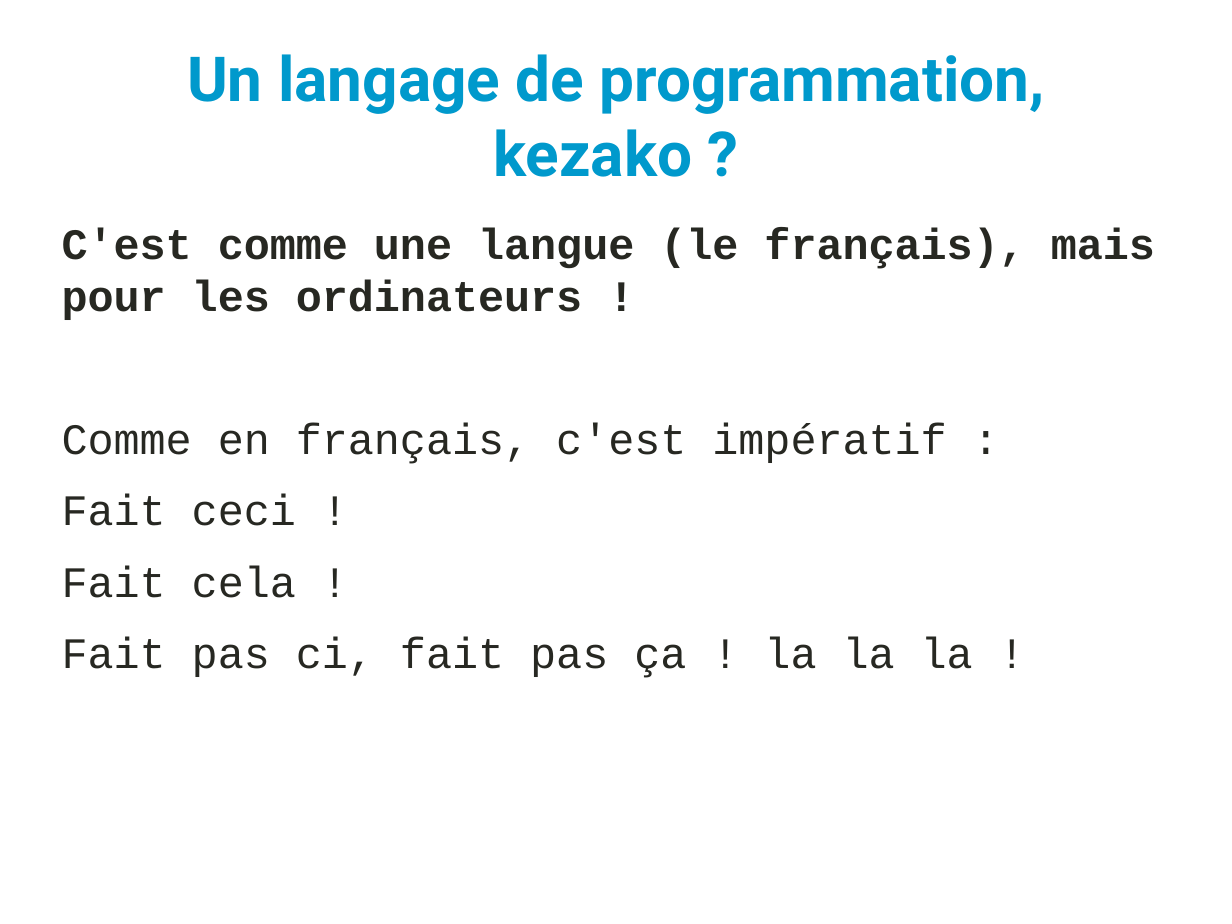
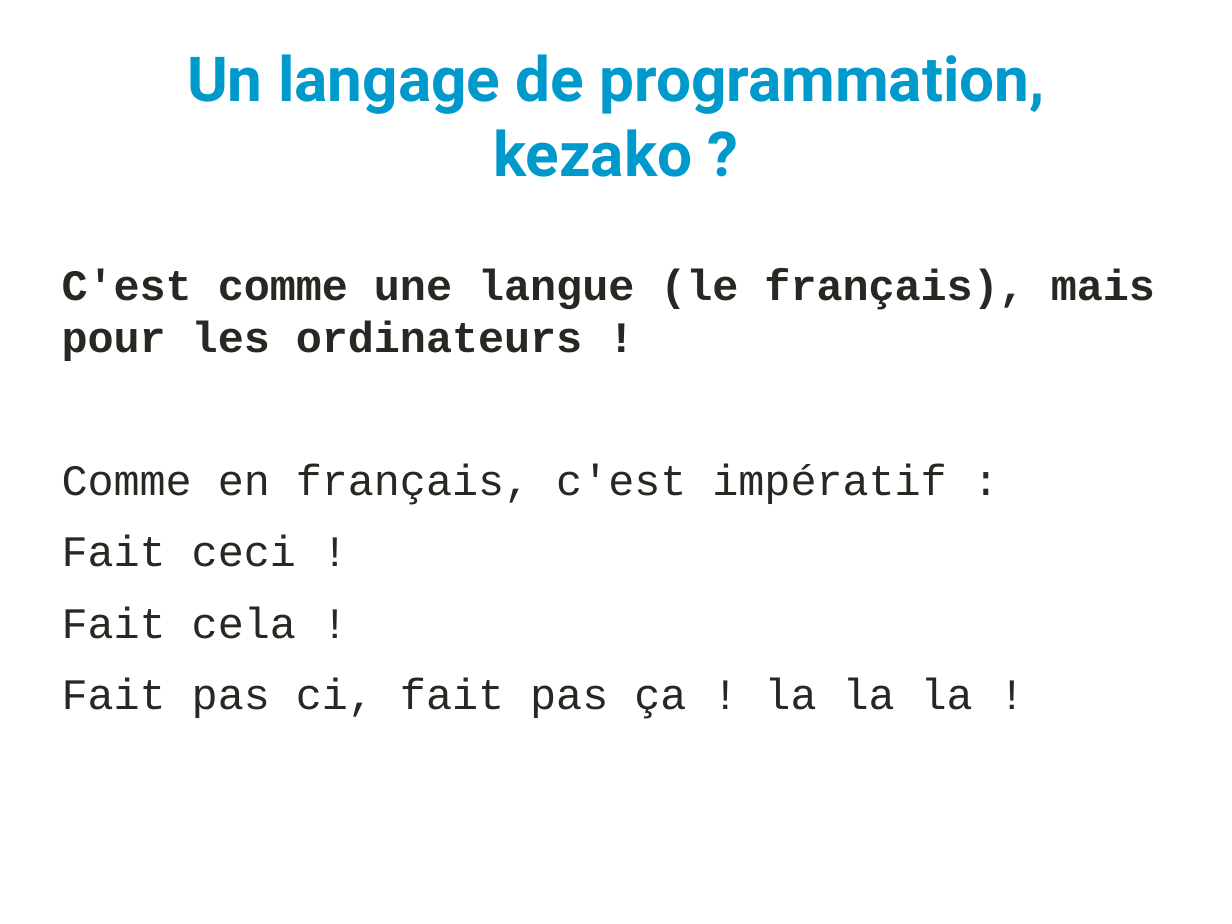
Before and after one commit to YannCaron/Devoxx4Kids-2015, a slide deck: slide 2 of Presentation.odp. Drawn at 1232x924 pixels with LibreOffice and Linux fonts; fonts in the diff are those of the drawing. Boxes give left, top, right and bottom in pixels: in the first picture for what was removed or moved away, otherwise in the second. Text is boxed around its words. In the diff, an @@ line names an element or a change of style, - is before the commit and + after.

```diff
--- a/Presentation.odp
+++ b/Presentation.odp
@@ text "C'est comme une langue (le ...": place and size @@
-text "C'est comme une langue (le ..." at [62,228,1155,678]
+text "C'est comme une langue (le ..." at [62,268,1155,719]
```
Also in this commit, not shown: 4 other slides changed.
